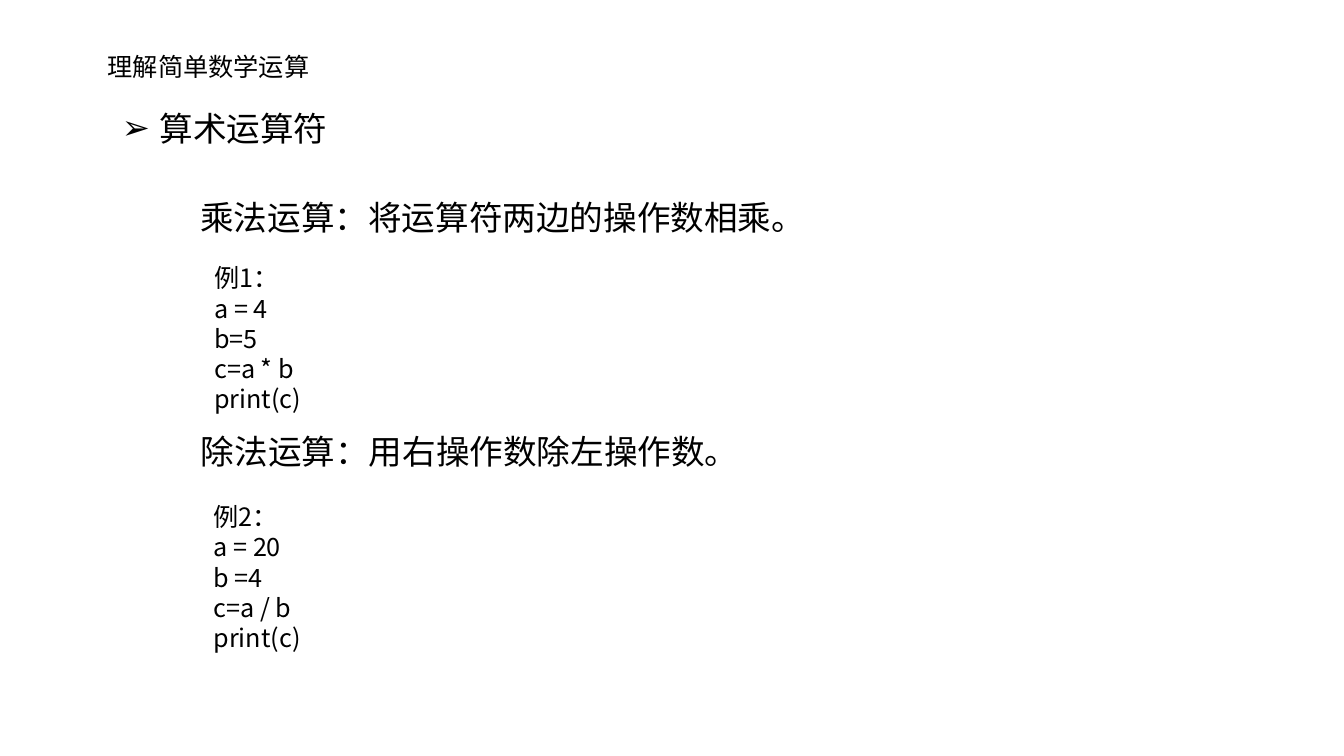
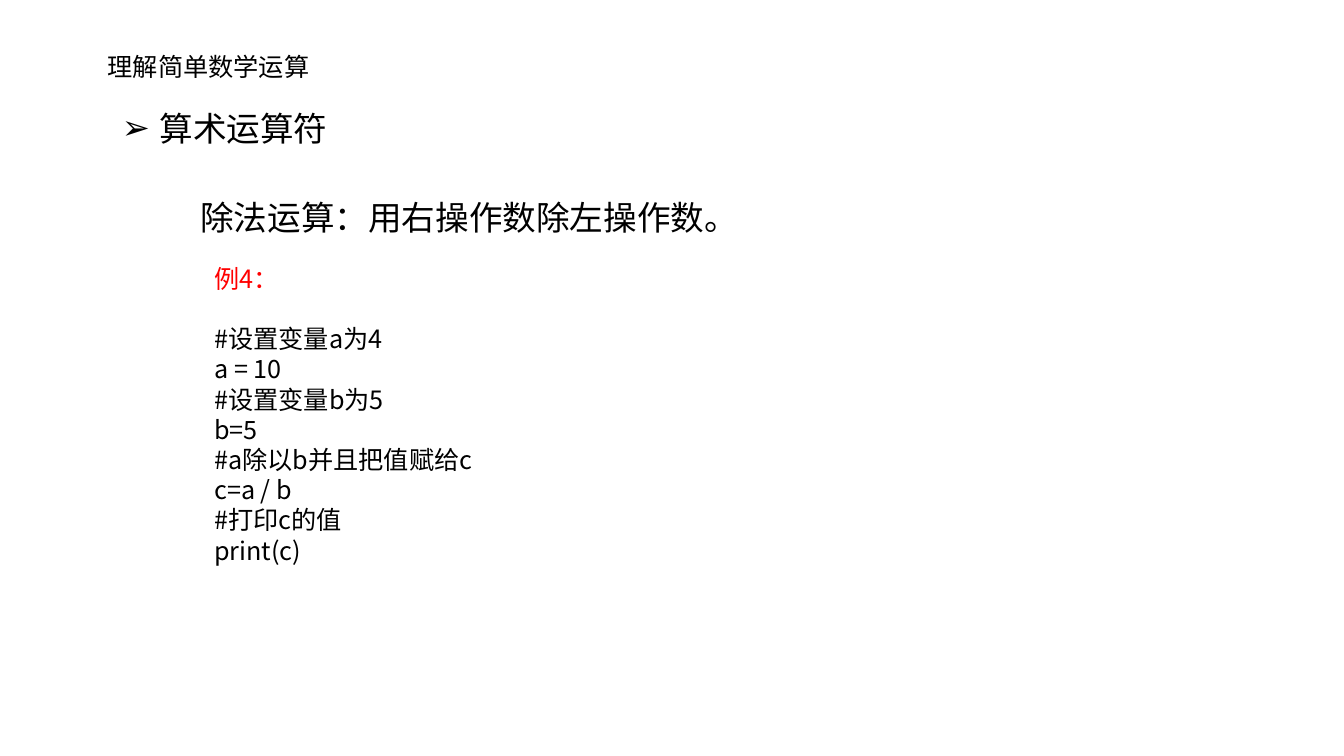
Before and after one commit to hwdeveloper/python-tutorial, a slide deck: slide 8 of 第2节课/01ppt/P1-2第二节.pptx. Drawn at 1344x756 pixels with LibreOffice and Linux fonts; fonts in the diff are those of the drawing; background and template pictures are left out. Boxes give left, top, right and bottom in pixels: in the first picture for what was removed or moved away, otherwise in the second. Text is boxed around its words. In the diff, an @@ line names an element or a change of style, - is before the commit and + after.

```diff
--- a/第2节课/01ppt/P1-2第二节.pptx
+++ b/第2节课/01ppt/P1-2第二节.pptx
@@ text at [200, 201, 738, 233]: text changed @@
-乘法运算：将运算符两边的操作数相乘。
+除法运算：用右操作数除左操作数。
@@ text "例4：": place and size @@
-text "例4：" at [214, 505, 301, 653]
+text "例4：" at [214, 267, 472, 566]
@@ text at [214, 267, 472, 471]: text changed @@
-例2：
-a = 20
-b =4
+例4：
+#设置变量a为4
+a = 10
+#设置变量b为5
+b=5
+#a除以b并且把值赋给c
@@ text removed at [214, 266, 301, 414] @@
-例1：
-a = 4
-b=5
-c=a * b
-print(c)
@@ text removed at [201, 435, 739, 467] @@
-除法运算：用右操作数除左操作数。
@@ text at [214, 507, 342, 531]: paragraph added @@
+#打印c的值
```
Also in this commit, not shown: 8 other slides changed, 3 slides added, 43 other files.
